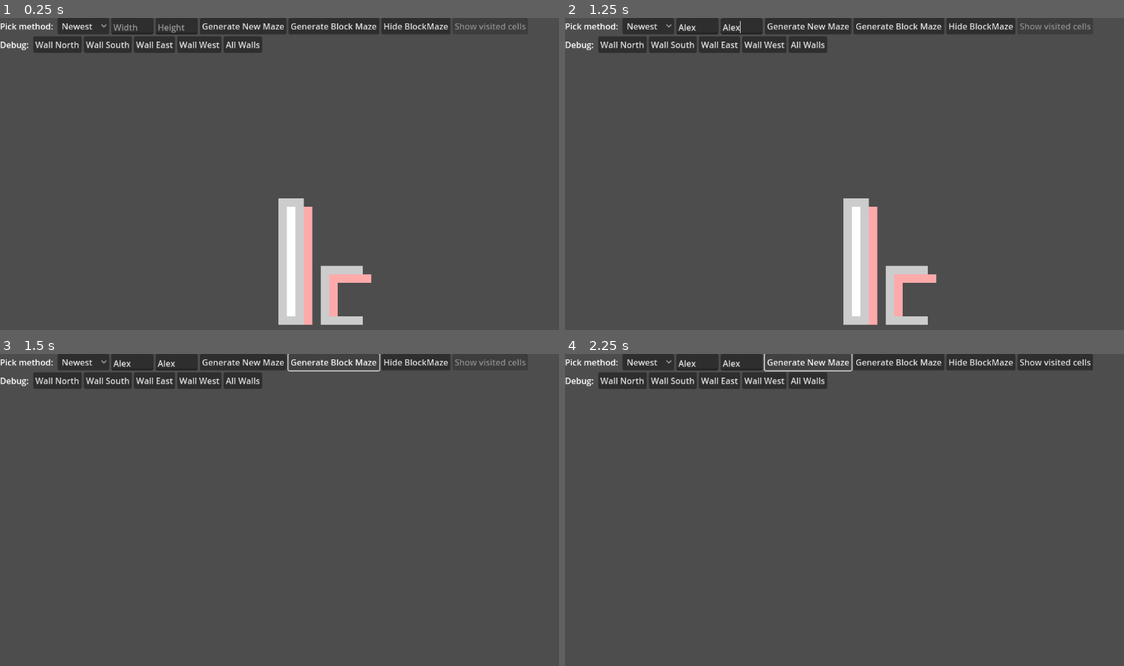
Above: before the commit, frames 1-4 (two rows, left to right).
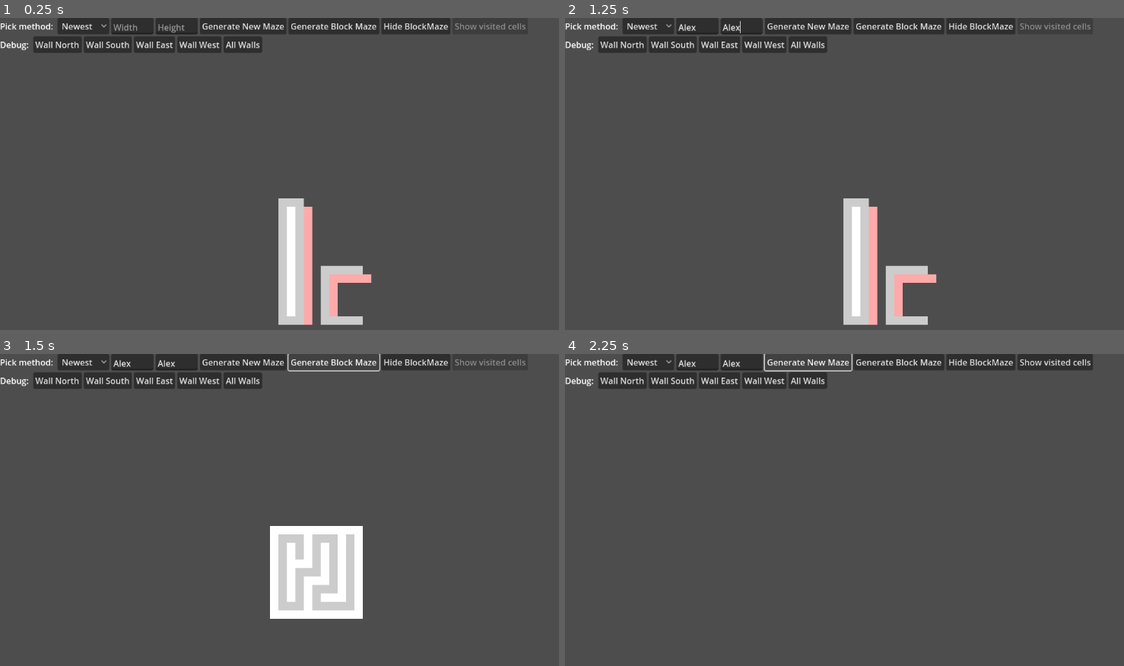
Above: after the commit, the same moments.

Repository: Infini-Creation/MazeLibrary
Game: Godot game, scene res://scenes/maze_2d_test.tscn
Same seed, same stepped clock (60 frames per second), same inputs: the game is played once before the commit and once after it. The project has no main scene, so this scene is started directly.
Inputs (mouse positions are in pixels of both pictures, inside the frame that each line leads up to):
- Up to frame 1 (0.25 s): no input
- Up to frame 2 (1.25 s): click (699, 27) at 0.52 s; type "Alex" at 0.6 s; click (743, 27) at 0.75 s; type "Alex" at 0.83 s
- Up to frame 3 (1.5 s): click "Generate Block Maze" at 1.25 s
- Up to frame 4 (2.25 s): click "Generate New Maze" at 2 s

Frames 1-2 are identical in both runs. In frame 3, 4.9% of the frame differs, in the area x 48-65%, y 55-85%; in frame 4, nothing differs.
Error after the commit: Invalid call. Nonexistent function 'tml_updated' in base 'SubViewportContainer (MazeLayer)'. (res://scripts/maze_2d.gd:165)

Commit message:
Update maze_2d.gd
fix tileset atlas coords
add call to subscene function used to adjust camera zoom to new TLM size

Diff:
--- a/scripts/maze_2d.gd
+++ b/scripts/maze_2d.gd
@@ -154,9 +154,15 @@
 	tlm.clear()
 
 	#ISSUE: nothing displayed !
+	var color = 2
 	for x in range(0, blmaze.size()):
 		for y in range(0, blmaze[0].size()):
-			tlm.set_cell(Vector2i(x,y), 1, Vector2i(blmaze[x][y], 0))
+			if blmaze[x][y] == 1:
+				color = 2
+			else:
+				color = 0
+			tlm.set_cell(Vector2i(x,y), 0, Vector2i(color, 0))
+	$MarginContainer/VBoxContainer/SubViewportContainer.tml_updated()
 
 
 func _on_button_3_pressed() -> void:
